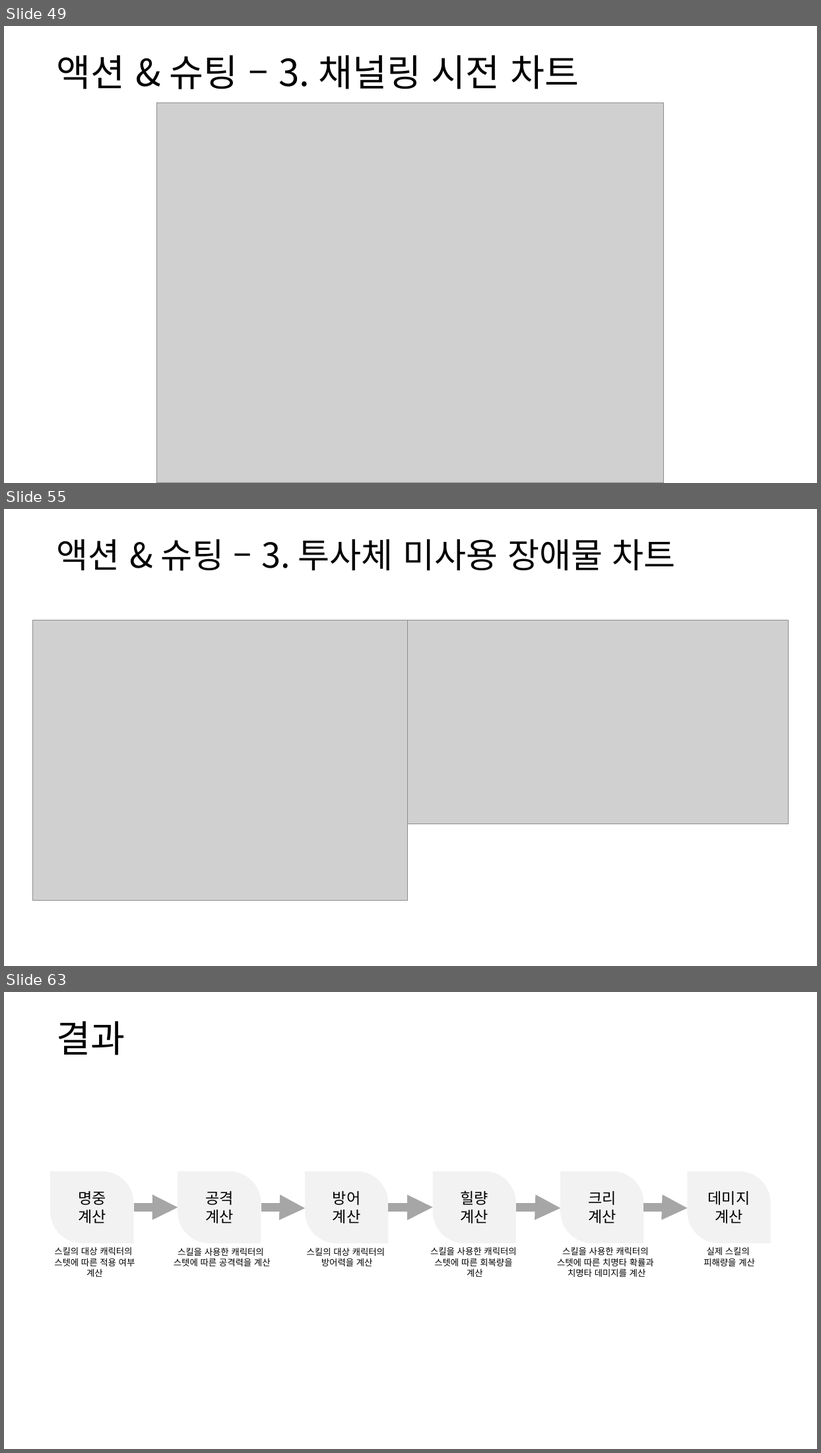
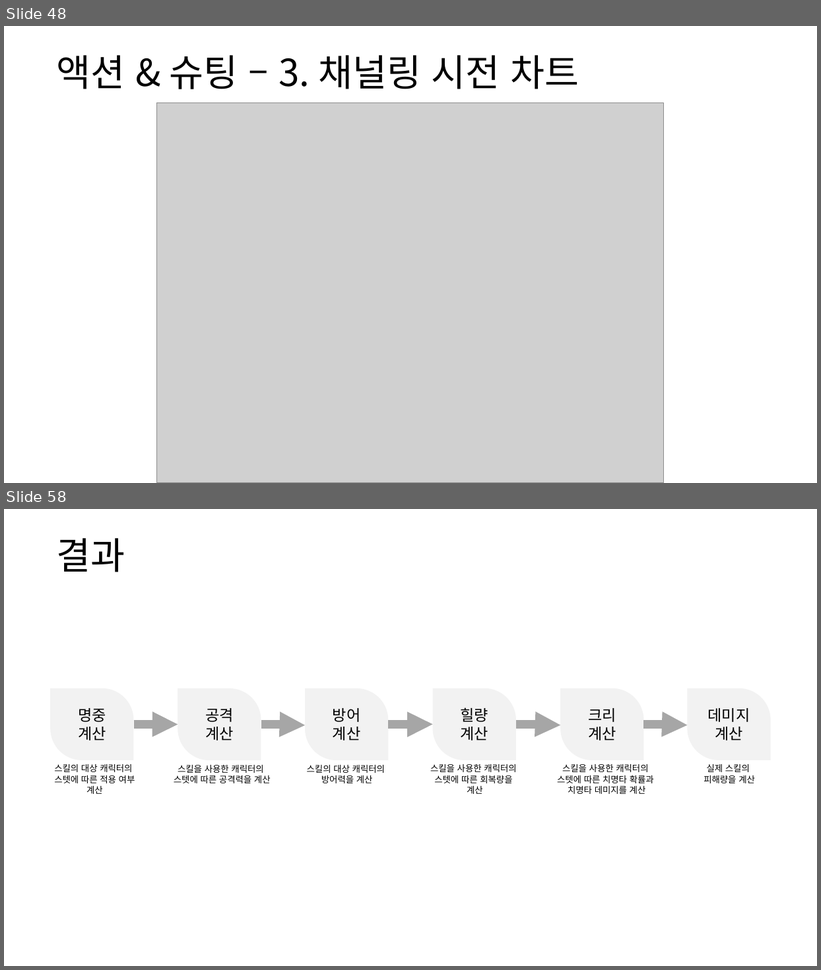
Before and after one commit to yjk0401/unityenginebasic_9th, a slide deck: 기획/방랑엽사전/스킬 시스템 기획서.pptx. Shown one above the other, each under a label of ours: slides 49, 55 and 63 before the commit, slides 48 and 58 after it; the slides between them are not shown. The pictures are 821x1453 and 821x970 pixels, drawn with LibreOffice and Linux fonts; fonts in the diff are those of the drawing; grey boxes stand for pictures. Boxes give left, top, right and bottom in pixels: in the first picture for what was removed or moved away, otherwise in the second. Text is boxed around its words. In the diff, an @@ line names an element or a change of style, - is before the commit and + after.

```diff
--- a/기획/방랑엽사전/스킬 시스템 기획서.pptx
+++ b/기획/방랑엽사전/스킬 시스템 기획서.pptx
@@ slide 55 removed at <box>4,509,817,966</box>, background #FFFFFF @@
@@ text removed at <box>56,539,676,571</box> @@
-액션 & 슈팅 – 3. 투사체 미사용 장애물 차트
@@ picture removed at <box>32,621,408,900</box> @@
@@ picture removed at <box>286,621,789,824</box> @@
@@ what was slide 49 is now slide 48 @@
@@ what was slide 63 is now slide 58 @@
```
Also in this commit, not shown: 8 slides changed, 2 slides added, 6 other slides removed, 1 other file.
